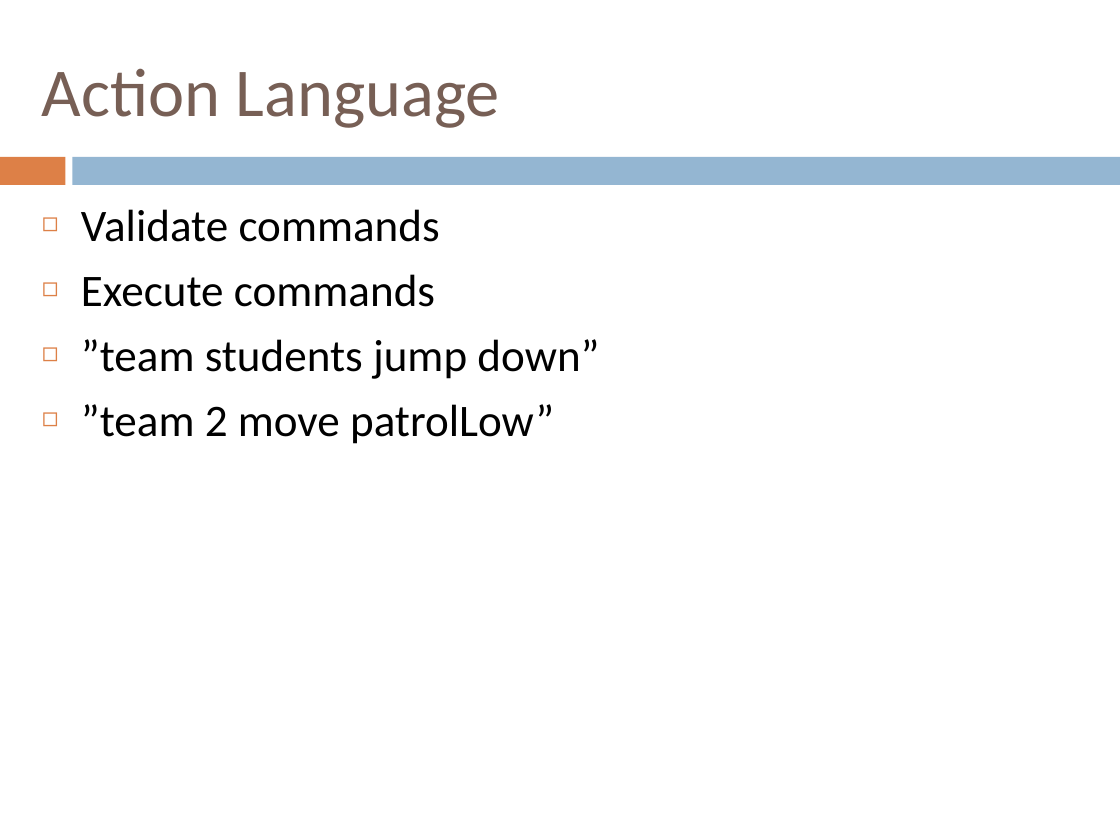
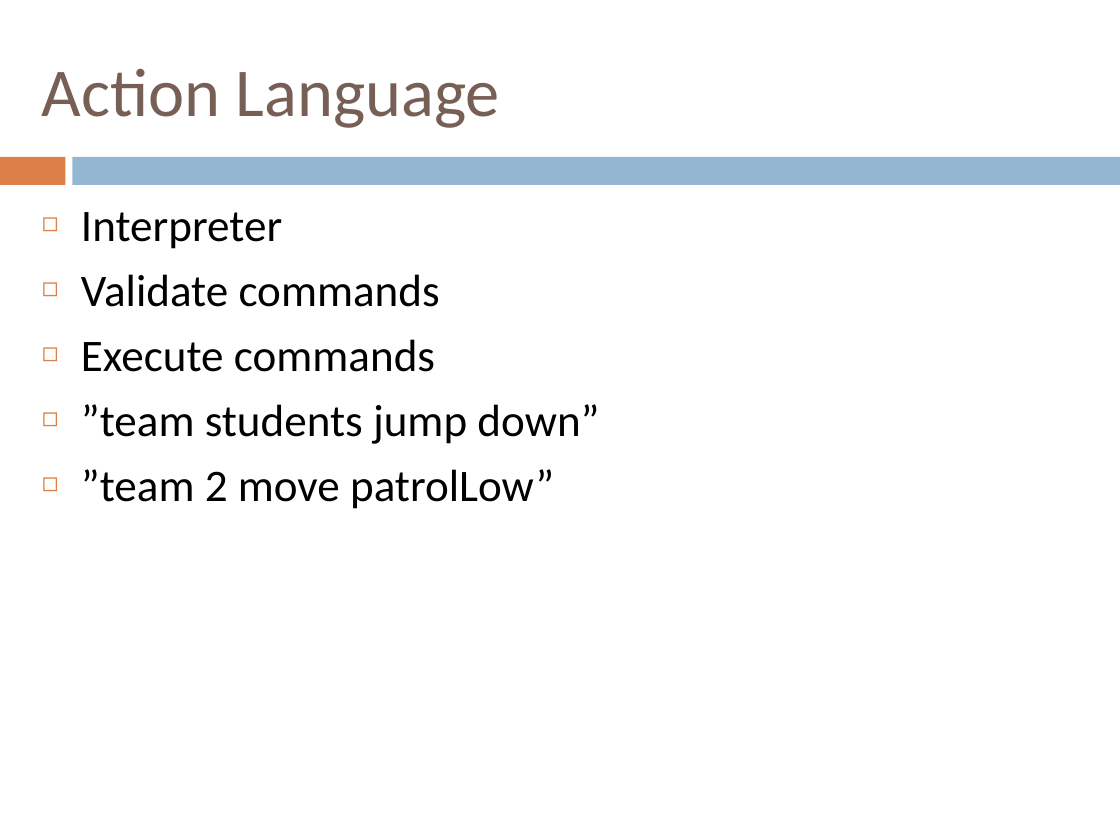
Before and after one commit to henrikklarup/sw402a, a slide deck: slide 26 of Project/præsentation/lasse.pptx. Drawn at 1120x840 pixels with LibreOffice and Linux fonts; fonts in the diff are those of the drawing. Boxes give left, top, right and bottom in pixels: in the first picture for what was removed or moved away, otherwise in the second. Text is boxed around its words. In the diff, an @@ line names an element or a change of style, - is before the commit and + after.

```diff
--- a/Project/præsentation/lasse.pptx
+++ b/Project/præsentation/lasse.pptx
@@ text at (81,212,282,249): paragraph added @@
+◻ Interpreter
```
Also in this commit, not shown: 3 other slides changed.
